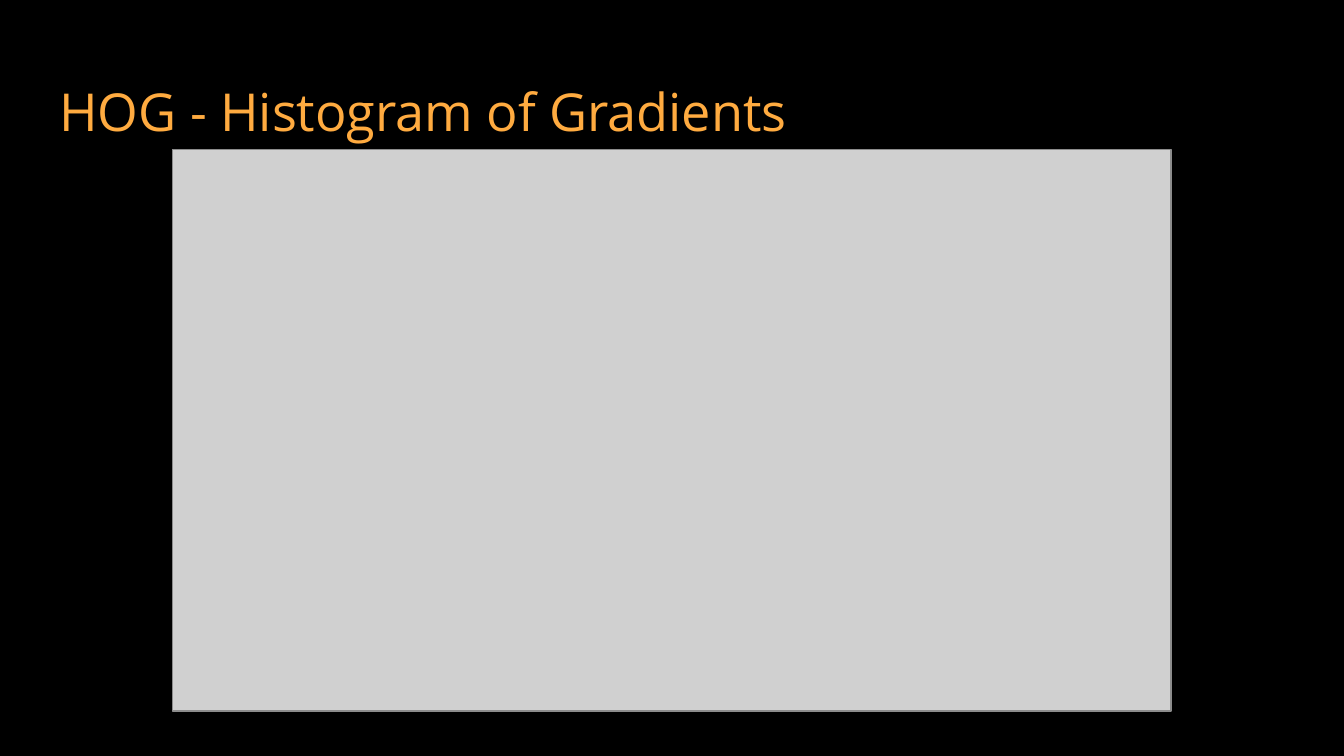
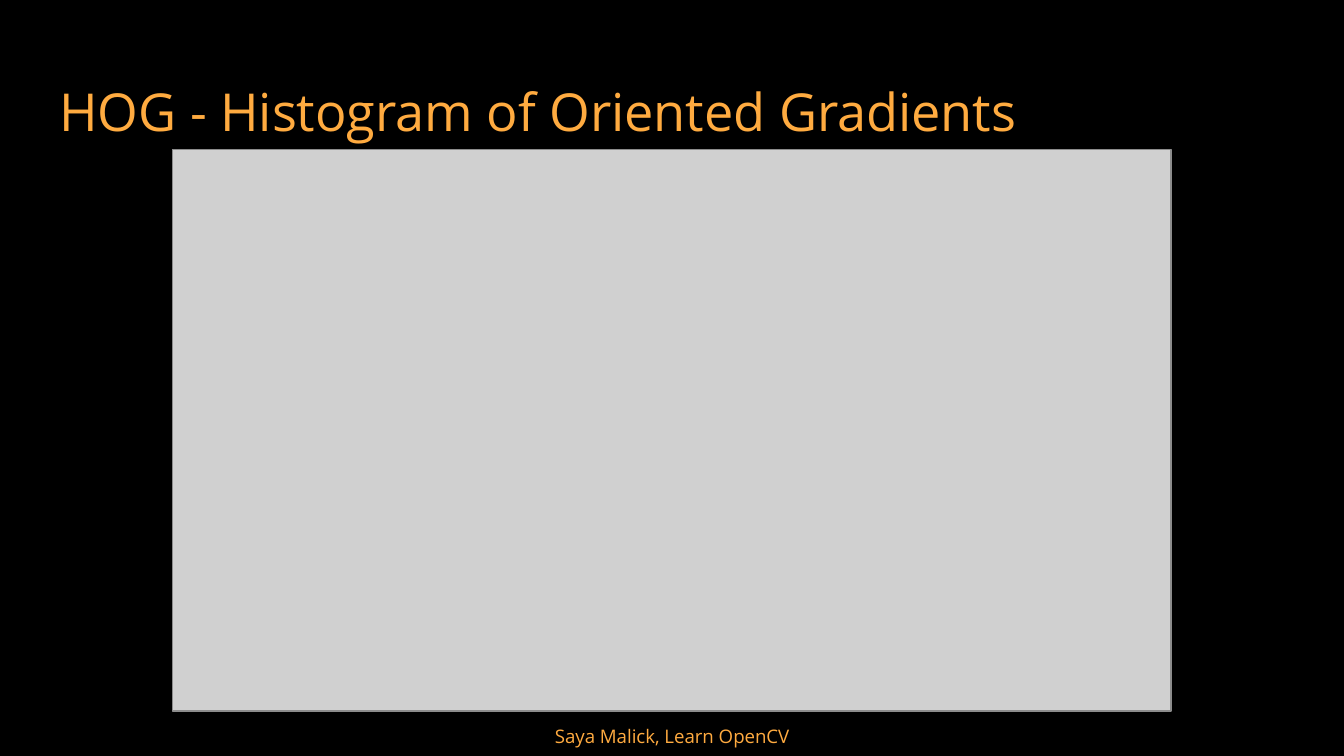
Before and after one commit to TZstatsADS/Fall2017-project3-fall2017-project3-grp8, a slide deck: slide 8 of doc/ImageClassification.pptx. Drawn at 1344x756 pixels with LibreOffice and Linux fonts; fonts in the diff are those of the drawing; grey boxes stand for pictures. Boxes give left, top, right and bottom in pixels: in the first picture for what was removed or moved away, otherwise in the second. Text is boxed around its words. In the diff, an @@ line names an element or a change of style, - is before the commit and + after.

Commit message:
updated ppt

```diff
--- a/doc/ImageClassification.pptx
+++ b/doc/ImageClassification.pptx
@@ title at [59, 91, 1016, 144]: text changed @@
-HOG - Histogram of Gradients
+HOG - Histogram of Oriented Gradients
@@ text added at [555, 728, 790, 748], 10 pt, text #FFAB40 @@
+Saya Malick, Learn OpenCV
```
Also in this commit, not shown: 2 other slides changed.
